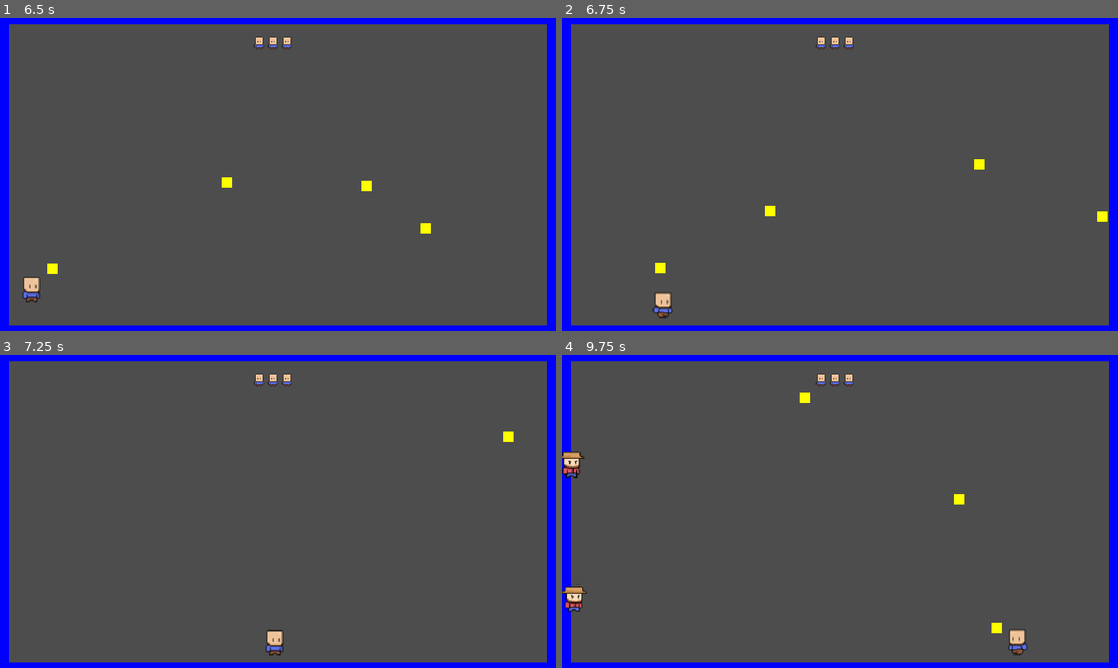
Above: before the commit, frames 1-4 (two rows, left to right).
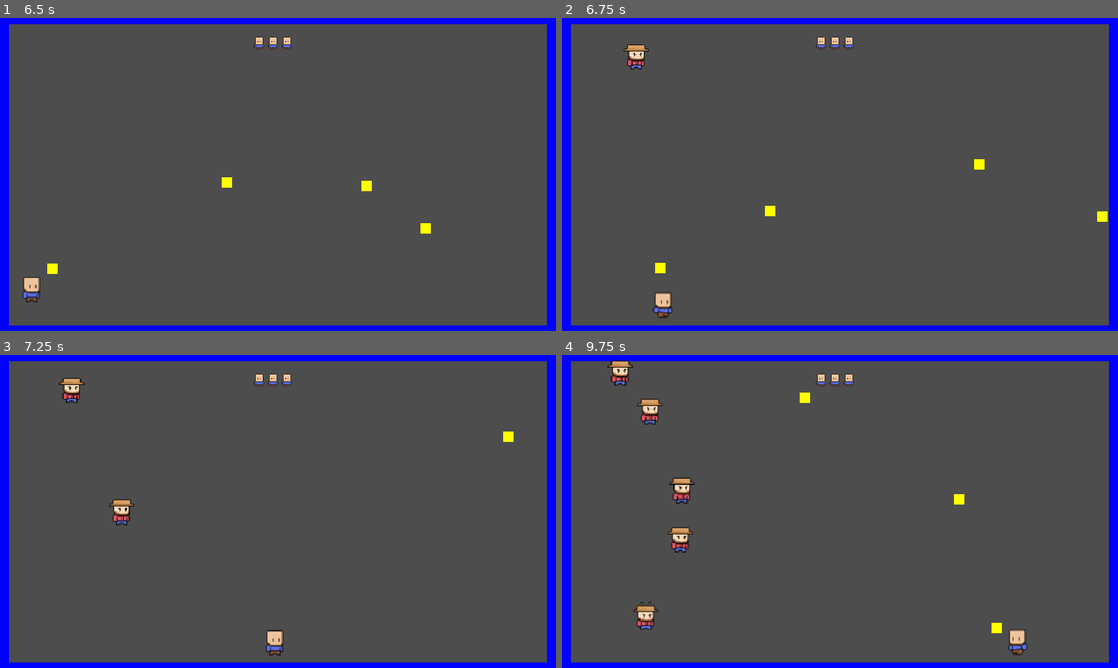
Above: after the commit, the same moments.

Repository: KDing0/GGJGodot
Game: Godot game, scene res://Misc/GameManager.tscn
Two runs of this game, one before a commit and one after it. Both use one fixed random seed, a clock stepped at 60 frames per second and the inputs below.
Inputs (mouse positions are in pixels of both pictures, inside the frame that each line leads up to):
- Up to frame 1 (6.5 s): click "Start Game" at 0.5 s; tap Enter at 1.25 s; move the mouse to (400, 158) at 1.27 s; press the mouse at (400, 158) at 1.28 s; hold Right (player_right) 1.28-2.03 s; move the mouse to (166, 190) at 2.02 s; release the mouse at (166, 190) at 2.03 s; hold Down (player_down) 2.03-2.78 s; click (166, 190) at 2.1 s; move the mouse to (333, 105) at 2.77 s; press the mouse at (333, 105) at 2.78 s; hold Right (player_right) 2.78-3.53 s; move the mouse to (250, 237) at 3.52 s; release the mouse at (250, 237) at 3.53 s; hold Up (player_up) 3.53-4.28 s; click (250, 237) at 3.6 s; move the mouse to (444, 221) at 4.27 s; press the mouse at (444, 221) at 4.28 s; hold Left (player_left) 4.28-5.78 s; move the mouse to (111, 127) at 5.02 s; release the mouse at (111, 127) at 5.03 s; click (111, 127) at 5.1 s; move the mouse to (305, 174) at 5.77 s; press the mouse at (305, 174) at 5.78 s; hold Down (player_down) from 5.78 s (still down)
- Up to frame 2 (6.75 s): move the mouse to (756, 96) at 6.52 s; release Down (player_down) at 6.53 s; release the mouse at (756, 96) at 6.53 s; hold Right (player_right) from 6.53 s (still down); click (756, 96) at 6.6 s
- Up to frame 3 (7.25 s): keep holding Right (player_right)
- Up to frame 4 (9.75 s): move the mouse to (962, 495) at 7.27 s; release Right (player_right) at 7.28 s; press the mouse at (962, 495) at 7.28 s; hold Up (player_up) 7.28-8.03 s; move the mouse to (728, 527) at 8.02 s; release the mouse at (728, 527) at 8.03 s; hold Right (player_right) 8.03-8.78 s; click (728, 527) at 8.1 s; move the mouse to (895, 442) at 8.77 s; press the mouse at (895, 442) at 8.78 s; hold Down (player_down) 8.78-9.53 s; move the mouse to (812, 574) at 9.52 s; release the mouse at (812, 574) at 9.53 s; hold Left (player_left) from 9.53 s (still down); click (812, 574) at 9.6 s

Frame 1 is identical in both runs. In frame 2, 0.2% of the frame differs, in the area x 11-16%, y 8-17%; in frame 3, 0.5%; in frame 4, 1.8%, in the area x 0-24%, y 0-88%.

Commit message:
Adjusted paths

Diff:
--- a/src/gamescene.tscn
+++ b/src/gamescene.tscn
@@ -32,21 +32,21 @@
 
 [sub_resource type="QuadMesh" id="QuadMesh_q2dtn"]
 
-[sub_resource type="Curve2D" id="Curve2D_3sj47"]
+[sub_resource type="Curve2D" id="Curve2D_sosch"]
 _data = {
-"points": PackedVector2Array(0, 0, 0, 0, -202, -121, -24.0416, -19.799, 24.0416, 19.799, 148, 85, -4.24264, -111.723, 4.24264, 111.723, 272, 324, 29.6985, -36.7695, -29.6985, 36.7695, 221, 559, 0, 0, 0, 0, -138, 836)
+"points": PackedVector2Array(0, 0, 0, 0, 218, 38, -11.2246, -20.2043, 11.2246, 20.2043, 364, 226, 2.24493, -44.8985, -2.24493, 44.8985, 393, 334, 15.7145, -24.6942, -15.7145, 24.6942, 348, 451, 0, 0, 0, 0, 193, 635)
 }
 point_count = 5
 
-[sub_resource type="Curve2D" id="Curve2D_rquh7"]
+[sub_resource type="Curve2D" id="Curve2D_ndshr"]
 _data = {
-"points": PackedVector2Array(0, 0, 0, 0, -164, 86, 0, 0, 0, 0, 580, 109, 0, 0, 0, 0, 925, 477, 0, 0, 0, 0, 1406, 513)
+"points": PackedVector2Array(0, 0, 0, 0, 148, 199, 0, 0, 0, 0, 427, 197, 0, 0, 0, 0, 790, 397, 0, 0, 0, 0, 1163, 433)
 }
 point_count = 4
 
 [sub_resource type="Curve2D" id="Curve2D_j28tn"]
 _data = {
-"points": PackedVector2Array(0, 0, 0, 0, 936, -101, 0, 0, 0, 0, 977, 839)
+"points": PackedVector2Array(0, 0, 0, 0, 759, -66, 0, 0, 0, 0, 768, 848)
 }
 point_count = 2
 
@@ -338,10 +338,10 @@
 script = ExtResource("6_jelto")
 
 [node name="EnemyPath_01" type="Path2D" parent="EnemyPaths"]
-curve = SubResource("Curve2D_3sj47")
+curve = SubResource("Curve2D_sosch")
 
 [node name="EnemyPath_02" type="Path2D" parent="EnemyPaths"]
-curve = SubResource("Curve2D_rquh7")
+curve = SubResource("Curve2D_ndshr")
 
 [node name="EnemyPath_03" type="Path2D" parent="EnemyPaths"]
 curve = SubResource("Curve2D_j28tn")
